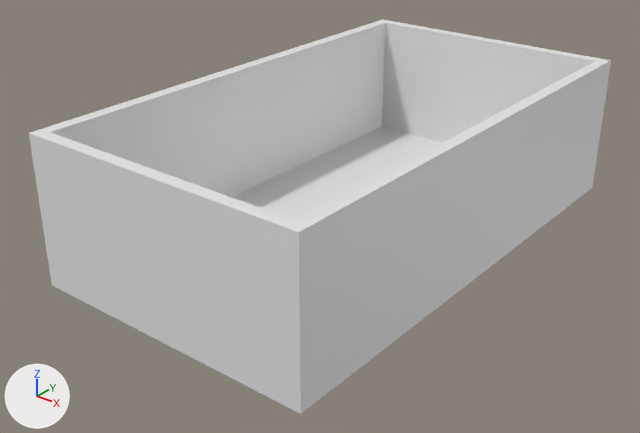
Renders of the glTF model Box_part.glb from each side of a commit.
Camera for both pictures: a 50 mm lens placed at (0.196, -0.266, 0.166), pointed at (-0.005, -0.015, 0.011). Lighting does not change. The marker at lower left points along +X, +Y and +Z. The picture after the commit comes second. Where no turn or scale is listed for an object, it has been applied to the vertices.
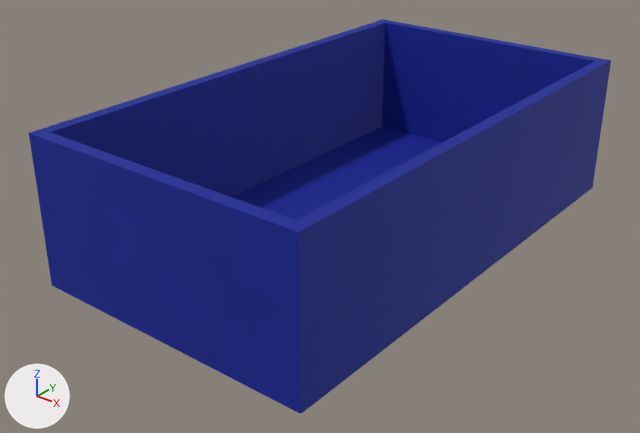
Commit message: updated part box

Location of each change, [x1, y1, x2, y2] in pixels of the pictures (640 x 433 px):
```json
{"object": "Cube.001", "change": "recoloured", "before": [29, 129, 312, 414], "after": [29, 129, 312, 414], "on screen": "white to blue"}
{"object": "Cube.004", "change": "recoloured", "before": [297, 61, 606, 405], "after": [297, 61, 606, 405], "on screen": "white to blue"}
{"object": "Cube.002", "change": "recoloured", "before": [42, 21, 385, 197], "after": [42, 21, 385, 197], "on screen": "white to blue"}
{"object": "Cube.005", "change": "recoloured", "before": [378, 19, 611, 191], "after": [378, 19, 611, 191], "on screen": "white to blue"}
{"object": "Cube.003", "change": "recoloured", "before": [232, 127, 442, 221], "after": [232, 127, 442, 221], "on screen": "white to blue"}
```

Scene script edits in JSON lines:
```json
{"op": "add", "block": "img_baked_blue_plastic_normal", "code": ["img_baked_blue_plastic_normal = load_image('Baked blue plastic normal', '_unpacked/Baked_blue_plastic_normal', 512, 512, 'Non-Color')"]}
{"op": "add", "block": "img_baked_blue_plastic_albedo", "code": ["img_baked_blue_plastic_albedo = load_image('Baked blue plastic albedo', '_unpacked/Baked_blue_plastic_albedo', 512, 512, 'sRGB')"]}
{"op": "add", "block": "mat_baked_blue_plastic", "code": ["mat_baked_blue_plastic = bpy.data.materials.new('Baked Blue Plastic')", "# colours: blue #4279ce", "# uses the picture img_baked_blue_plastic_albedo", "# uses the picture img_baked_blue_plastic_normal"]}
{"block": "me_cube_005", "where": "me_cube_005.from_pydata(...)  # 8 vertices, 12 faces; spans x -0.002..0.002, y -0.1..0.1, z -0.03..0.03"}
{"op": "add", "block": "me_cube_005", "code": "me_cube_005.materials.append(mat_baked_blue_plastic)"}
{"block": "me_cube_006", "where": "me_cube_006.from_pydata(...)  # 8 vertices, 12 faces; spans x -0.06..0.06, y -0.0025..0.0025, z -0.03..0.03"}
{"op": "add", "block": "me_cube_006", "code": "me_cube_006.materials.append(mat_baked_blue_plastic)"}
{"block": "me_cube_007", "where": "me_cube_007.from_pydata(...)  # 8 vertices, 12 faces; spans x -0.002..0.002, y -0.1..0.1, z -0.03..0.03"}
{"op": "add", "block": "me_cube_007", "code": "me_cube_007.materials.append(mat_baked_blue_plastic)"}
{"block": "me_cube_008", "where": "me_cube_008.from_pydata(...)  # 8 vertices, 12 faces; spans x -0.055..0.055, y -0.1..0.1, z -0.002..0.002"}
{"op": "add", "block": "me_cube_008", "code": "me_cube_008.materials.append(mat_baked_blue_plastic)"}
{"block": "me_cube_009", "where": "me_cube_009.from_pydata(...)  # 8 vertices, 12 faces; spans x -0.06..0.06, y -0.0025..0.0025, z -0.03..0.03"}
{"op": "add", "block": "me_cube_009", "code": "me_cube_009.materials.append(mat_baked_blue_plastic)"}
```
